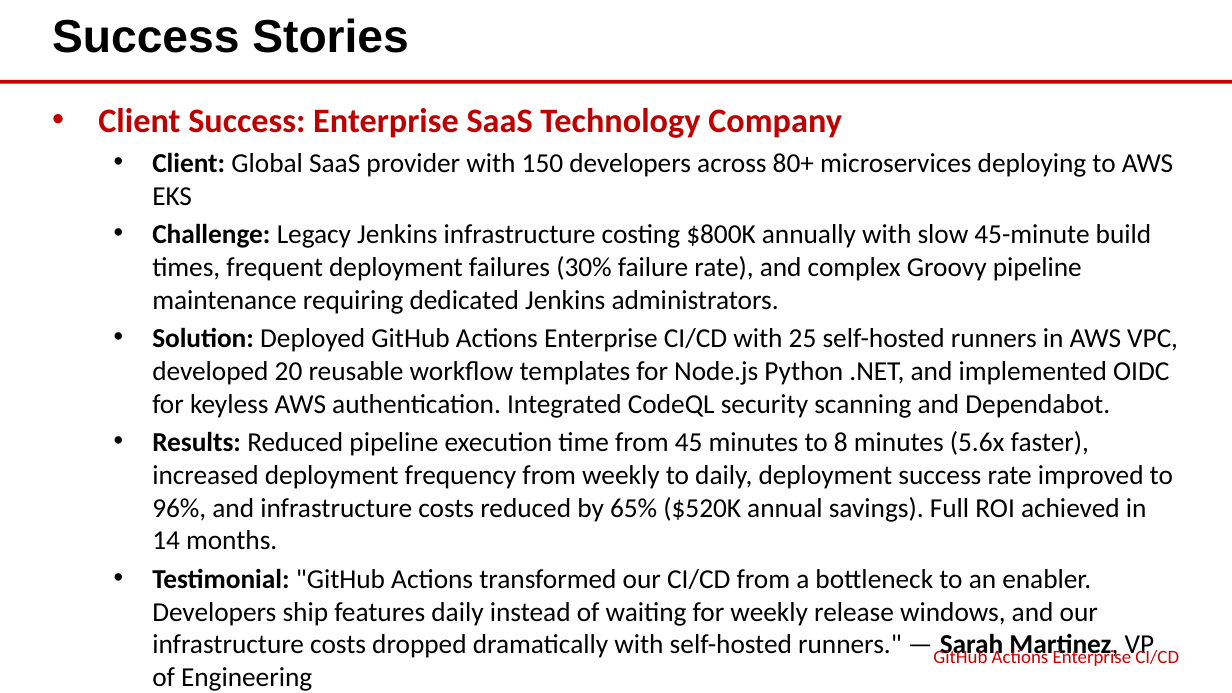
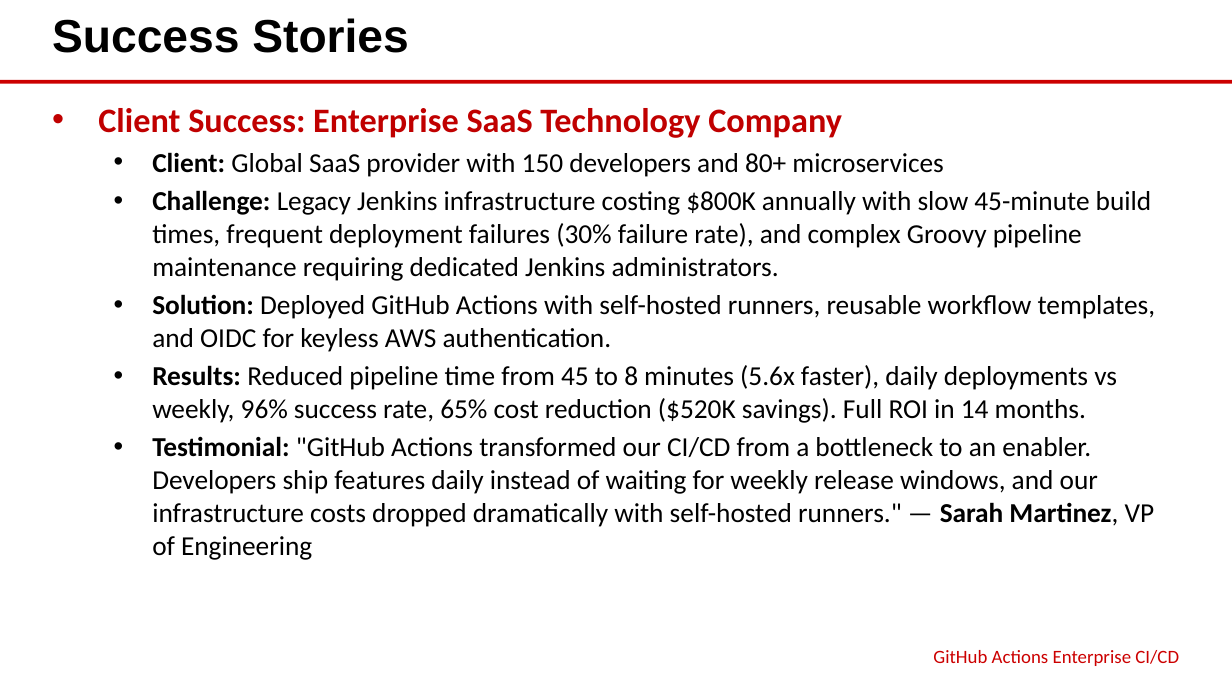
Before and after one commit to eoframework/solutions, a slide deck: slide 7 of solutions/github/devops/actions-enterprise-cicd/presales/solution-briefing.pptx. Drawn at 1232x693 pixels with LibreOffice and Linux fonts; fonts in the diff are those of the drawing. Boxes give left, top, right and bottom in pixels: in the first picture for what was removed or moved away, otherwise in the second. Text is boxed around its words. In the diff, an @@ line names an element or a change of style, - is before the commit and + after.

Commit message:
Apply content length guidelines to GitHub solution briefings
Updated both GitHub solution-briefing.md files per content requirements:
- Success Story: Client <10 words, Challenge <40 words, Solution <20 words, Results <40 words, Testimonial <50 words
- Solution Overview: Each of 2 main items has max 3 sub-items, each sub-item <13 words
- Implementation Approach: Each phase has max 3 sub-items (already compliant)
- Investment Summary: Manually populated cost tables with calculated values from infrastructure-costs.csv

Changes made:
- Advanced Security Client: Reduced from 14 to 9 words
- Advanced Security Solution: Reduced from 31 to 13 words
- Actions Client: Reduced from 14 to 9 words
- Actions Solution: Reduced from 40 to 13 words
- Actions Results: Reduced from 46 to 26 words
- All Solution Overview sub-items reduced to <13 words
- Populated Investment Summary tables with detailed cost breakdowns

Regenerated all Office documents with updated content.

```diff
--- a/solutions/github/devops/actions-enterprise-cicd/presales/solution-briefing.pptx
+++ b/solutions/github/devops/actions-enterprise-cicd/presales/solution-briefing.pptx
@@ text at (152, 152, 943, 177): text changed @@
-  • Client: Global SaaS provider with 150 developers across 80+ microservices deploying to AWS EKS
+  • Client: Global SaaS provider with 150 developers and 80+ microservices
@@ text at (152, 294, 1155, 423): text changed @@
-  • Solution: Deployed GitHub Actions Enterprise CI/CD with 25 self-hosted runners in AWS VPC, developed 20 reusable workflow templates for Node.js Python .NET, and implemented OIDC for keyless AWS authentication. Integrated CodeQL security scanning and Dependabot.
-  • Results: Reduced pipeline execution time from 45 minutes to 8 minutes (5.6x faster), increased deployment frequency from weekly to daily, deployment success rate improved to 96%, and infrastructure costs reduced by 65% ($520K annual savings). Full ROI achieved in 14 months.
+  • Solution: Deployed GitHub Actions with self-hosted runners, reusable workflow templates, and OIDC for keyless AWS authentication.
+  • Results: Reduced pipeline time from 45 to 8 minutes (5.6x faster), daily deployments vs weekly, 96% success rate, 65% cost reduction ($520K savings). Full ROI in 14 months.
```
Also in this commit, not shown: 1 other slide changed, 11 other files.
